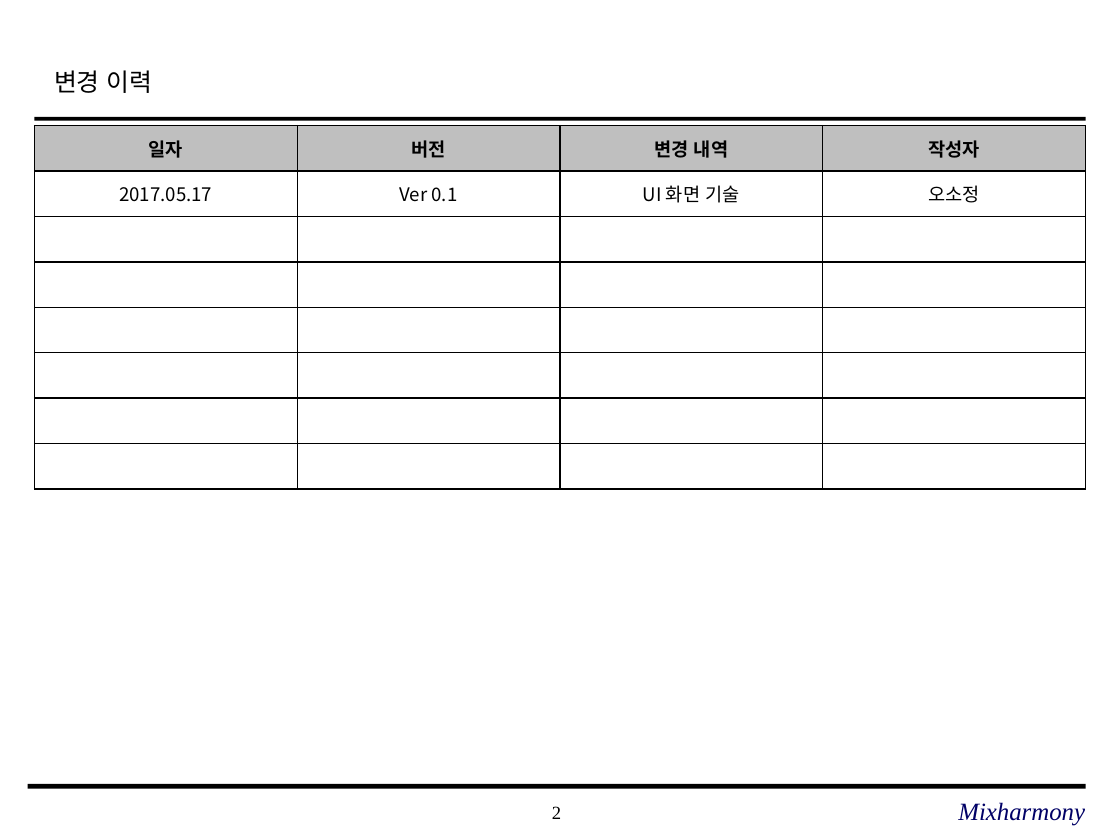
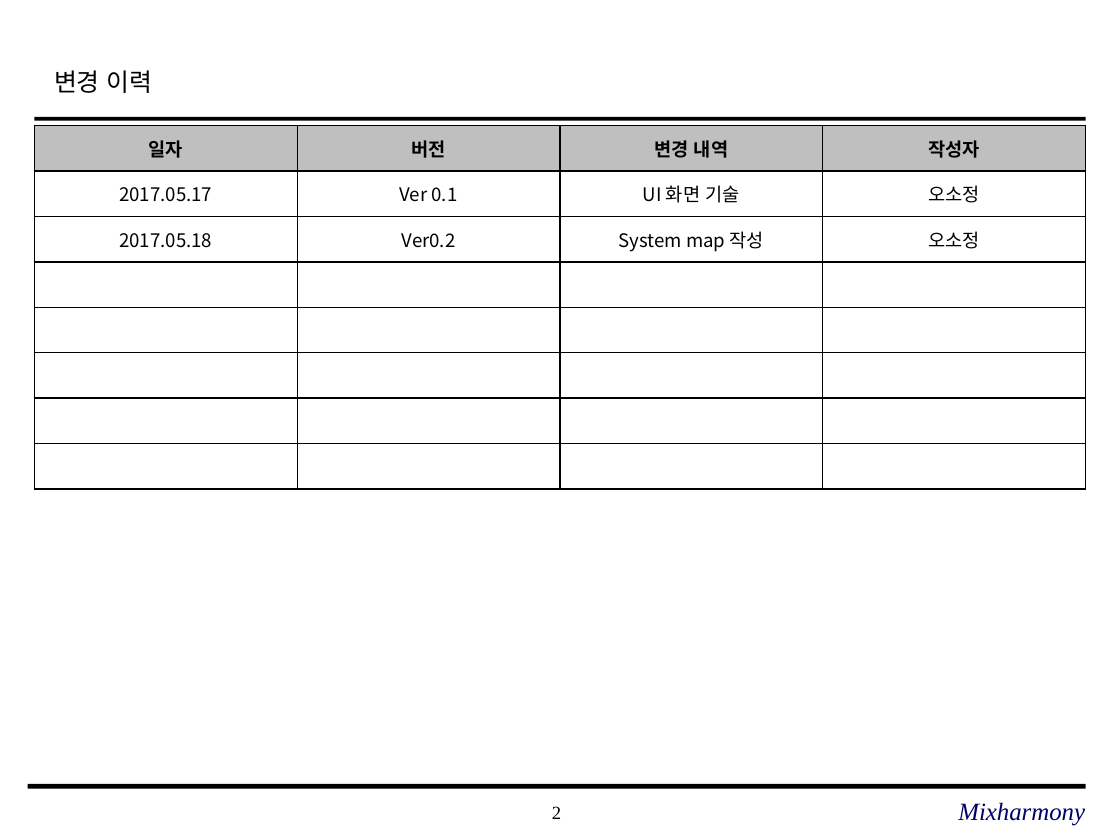
Before and after one commit to SE-admin/SE2017_2_mixharmony, a slide deck: slide 2 of doc/3_ 설계서/UI Design Template.pptx. Drawn at 1120x840 pixels with LibreOffice and Linux fonts; fonts in the diff are those of the drawing; background and template pictures are left out. Boxes give left, top, right and bottom in pixels: in the first picture for what was removed or moved away, otherwise in the second. Text is boxed around its words. In the diff, an @@ line names an element or a change of style, - is before the commit and + after.

Commit message:
#863 system map 작성

```diff
--- a/doc/3_ 설계서/UI Design Template.pptx
+++ b/doc/3_ 설계서/UI Design Template.pptx
@@ table at (35,125,1088,488) @@
+row 3: 2017.05.18 | Ver0.2 | System map 작성 | 오소정
-row 8:  |  |  | 
```
Also in this commit, not shown: 1 other slide changed.
